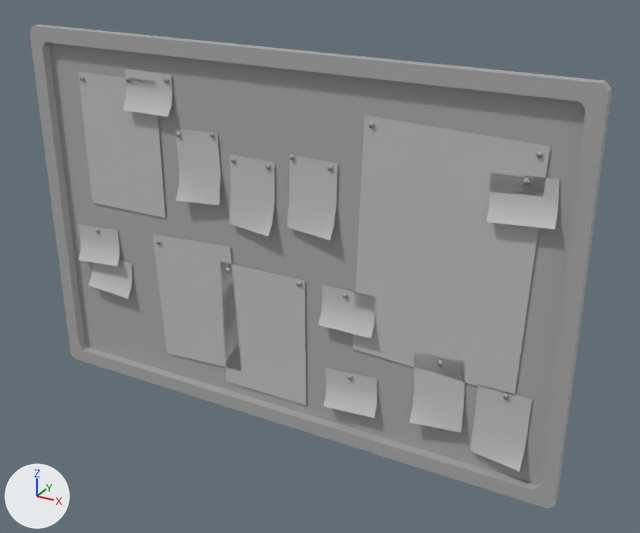
One commit to the FBX model Content/Meshes/Blockout/SM_Cork_Board_02.fbx: the scene before it, then after it.
Camera for both pictures: a camera (50 mm lens) standing at (0.885, -1.444, 0.704) and looking at (0.081, 0.018, -0.027). Every picture has the same lights, and +X, +Y and +Z are marked at lower left. The first picture is the older version. Where no turn or scale is listed for an object, it has been applied to the vertices.

Names of what the first picture shows: 'SM_Cork_Board_02'.
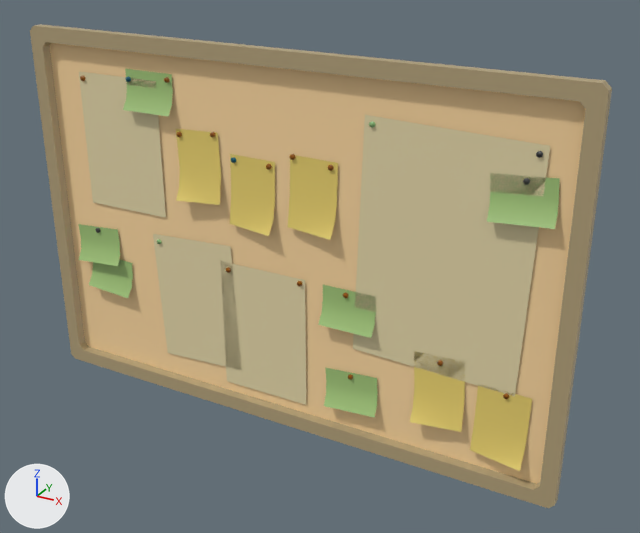
Where the change shows, as pixel boxes (x1, y1, x2, y2) in the pictures (640 x 533 px; the box of a moved part takes in the faces that stretch with it):
'SM_Cork_Board_02', reshaped, recoloured (grey to brown)
    before: (29, 25, 612, 509)
    after: (30, 24, 612, 508)
part 1 of me_mesh, moved or reshaped
    both: (318, 285, 376, 338)
part 2 of me_mesh, moved or reshaped
    both: (536, 151, 543, 158)
part 3 of me_mesh, moved or reshaped
    before: (152, 234, 242, 371)
    after: (153, 234, 239, 369)
part 4 of me_mesh, moved or reshaped
    before: (486, 173, 559, 229)
    after: (487, 173, 560, 229)
part 5 of me_mesh, moved or reshaped
    before: (323, 368, 377, 418)
    after: (324, 367, 378, 418)
part 6 of me_mesh, moved or reshaped
    before: (88, 260, 132, 299)
    after: (89, 259, 133, 298)
part 7 of me_mesh, moved or reshaped
    both: (78, 224, 120, 266)
part 8 of me_mesh, moved or reshaped
    before: (470, 385, 532, 471)
    after: (470, 384, 532, 471)
part 9 of me_mesh, moved or reshaped
    before: (175, 129, 221, 205)
    after: (176, 129, 221, 205)
part 10 of me_mesh, moved or reshaped
    before: (409, 354, 465, 432)
    after: (410, 351, 465, 432)
part 11 of me_mesh, moved or reshaped
    before: (29, 25, 612, 509)
    after: (30, 24, 612, 508)
part 12 of me_mesh, moved or reshaped
    before: (229, 154, 275, 236)
    after: (230, 154, 275, 236)
part 13 of me_mesh, moved or reshaped
    before: (353, 115, 550, 397)
    after: (353, 115, 550, 396)
part 14 of me_mesh, moved or reshaped
    before: (78, 72, 165, 218)
    after: (79, 71, 166, 218)
part 15 of me_mesh, moved or reshaped
    both: (287, 154, 338, 240)
part 16 of me_mesh, rebuilt
    before: (123, 69, 172, 117)
    after: (123, 69, 173, 117)
part 17 of me_mesh, rebuilt
    before: (220, 262, 306, 405)
    after: (221, 261, 306, 405)

Patch to the scene script:
```diff
--- a/Content/Meshes/Blockout/SM_Cork_Board_02.fbx.py
+++ b/Content/Meshes/Blockout/SM_Cork_Board_02.fbx.py
@@ me_mesh @@
-me_mesh.from_pydata(...)  # 467 vertices, 356 faces; spans x -0.616..0.616, y -0.029..0.0, z -0.411..0.411
-me_mesh.materials.append(mat_standardsurface1)  # grey #aaaaaa
-me_mesh.materials.append(mat_lambert2)  # light grey #bfbfbf
+me_mesh.from_pydata(...)  # 467 vertices, 356 faces; spans x -0.616..0.616, y -0.028..0.002, z -0.411..0.411
+# me_mesh part 1: the loose piece of 8 vertices spanning x 0.099..0.22, y -0.024..-0.005, z -0.138..-0.054 is moved by (0.0, 0.002, 0.0), in mat_m_postit_wall_02 (green #a1c479)
+# me_mesh part 2: the loose piece of 16 vertices spanning x 0.508..0.52, y -0.009..-0.005, z 0.273..0.285 is moved by (0.0, 0.002, 0.0), in mat_m_plastic_black_01 (dark grey #404040)
+# me_mesh part 3: the loose piece of 4 vertices spanning x -0.334..-0.108, y -0.005, z -0.326..-0.015 is moved by (0.0, 0.002, 0.0), in mat_m_paper_01 (beige #e7d9ac)
+# me_mesh part 4: the loose piece of 8 vertices spanning x 0.431..0.557, y -0.024..-0.005, z 0.15..0.242 is moved by (0.0, 0.002, 0.0), in mat_m_postit_wall_02 (green #a1c479)
+# me_mesh part 5: the loose piece of 8 vertices spanning x 0.106..0.232, y -0.024..-0.005, z -0.33..-0.238 is moved by (0.0, 0.002, 0.0), in mat_m_postit_wall_02 (green #a1c479)
+# me_mesh part 6: the loose piece of 8 vertices spanning x -0.527..-0.402, y -0.024..-0.005, z -0.196..-0.105 is moved by (0.0, 0.002, 0.0), in mat_m_postit_wall_02 (green #a1c479)
+# me_mesh part 7: the loose piece of 8 vertices spanning x -0.556..-0.43, y -0.024..-0.005, z -0.127..-0.035 is moved by (0.0, 0.002, 0.0), in mat_m_postit_wall_02 (green #a1c479)
+# me_mesh part 8: the loose piece of 7 vertices spanning x 0.437..0.547, y -0.029..-0.005, z -0.34..-0.188 is moved by (0.0, 0.002, 0.0), in mat_m_postit_wall_01 (yellow #ead26e)
+# me_mesh part 9: the loose piece of 7 vertices spanning x -0.25..-0.137, y -0.029..-0.005, z 0.075..0.23 is moved by (0.0, 0.002, 0.0), in mat_m_postit_wall_01 (yellow #ead26e)
+# me_mesh part 10: the loose piece of 7 vertices spanning x 0.305..0.419, y -0.029..-0.005, z -0.303..-0.148 is moved by (0.0, 0.002, 0.0), in mat_m_postit_wall_01 (yellow #ead26e)
+# me_mesh part 11: the loose piece of 32 vertices spanning x -0.616..0.616, y -0.022..0.0, z -0.411..0.411 is moved by (0.0, 0.002, 0.0)
+# me_mesh part 12: the loose piece of 7 vertices spanning x -0.118..-0.009, y -0.029..-0.005, z 0.038..0.19 is moved by (0.0, 0.002, 0.0), in mat_m_postit_wall_01 (yellow #ead26e)
+# me_mesh part 13: the loose piece of 4 vertices spanning x 0.17..0.53, y -0.005, z -0.196..0.307 is moved by (0.0, 0.002, 0.0), in mat_m_paper_01 (beige #e7d9ac)
+# me_mesh part 14: the loose piece of 4 vertices spanning x -0.503..-0.293, y -0.005, z 0.019..0.319 is moved by (0.0, 0.002, 0.0), in mat_m_paper_01 (beige #e7d9ac)
+# me_mesh part 15: the loose piece of 7 vertices spanning x 0.023..0.132, y -0.029..-0.005, z 0.057..0.209 is moved by (0.0, 0.002, 0.0), in mat_m_postit_wall_01 (yellow #ead26e)
+# me_mesh part 16: the loose piece of 8 vertices spanning x -0.372..-0.251, y -0.024..-0.005, z 0.254..0.338 is rebuilt with 8 vertices and now spans x -0.372..-0.251, y -0.022..-0.003, z 0.254..0.338, in mat_m_postit_wall_02 (green #a1c479)
+# me_mesh part 17: the loose piece of 4 vertices spanning x -0.152..0.059, y -0.005, z -0.355..-0.054 is rebuilt with 4 vertices and now spans x -0.152..0.059, y -0.003, z -0.355..-0.054, in mat_m_paper_01 (beige #e7d9ac)
+# other edits to the shape of me_mesh do not show in these pictures
+me_mesh.materials.append(mat_m_postit_wall_02)  # green #a1c479
+me_mesh.materials.append(mat_m_plastic_red_01)  # brown #9c5a00
+me_mesh.materials.append(mat_m_plastic_black_01)  # dark grey #404040
+me_mesh.materials.append(mat_m_plastic_blue_01)  # dark cyan #005f78
+me_mesh.materials.append(mat_m_paper_01)  # beige #e7d9ac
+me_mesh.materials.append(mat_m_postit_wall_01)  # yellow #ead26e
+me_mesh.materials.append(mat_m_wood_01)  # beige #b5a37c
+me_mesh.materials.append(mat_m_plastic_green_01)  # green #93c07d
+me_mesh.materials.append(mat_m_corkboard_01)  # beige #fdd9a1
```
